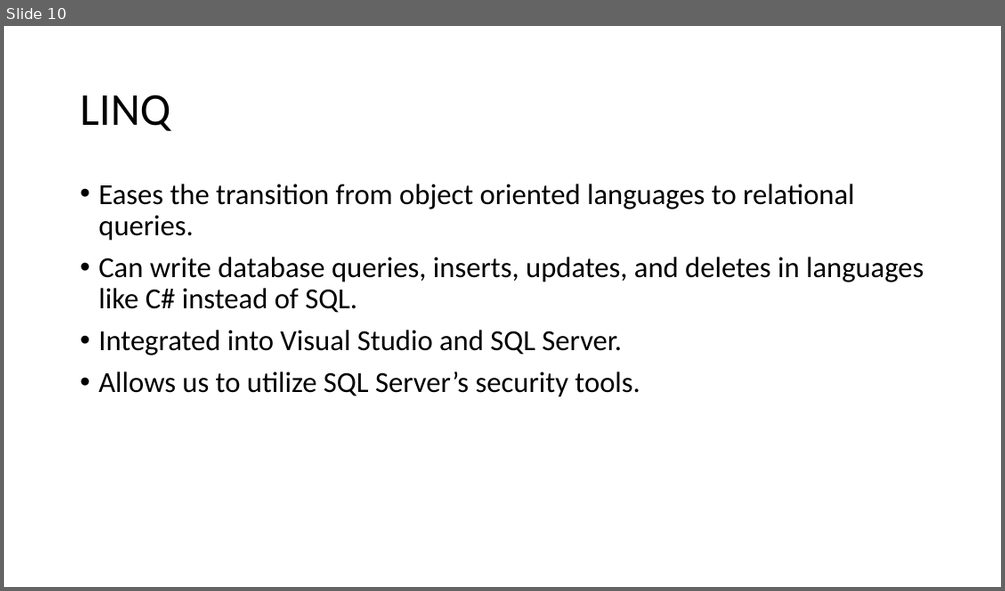
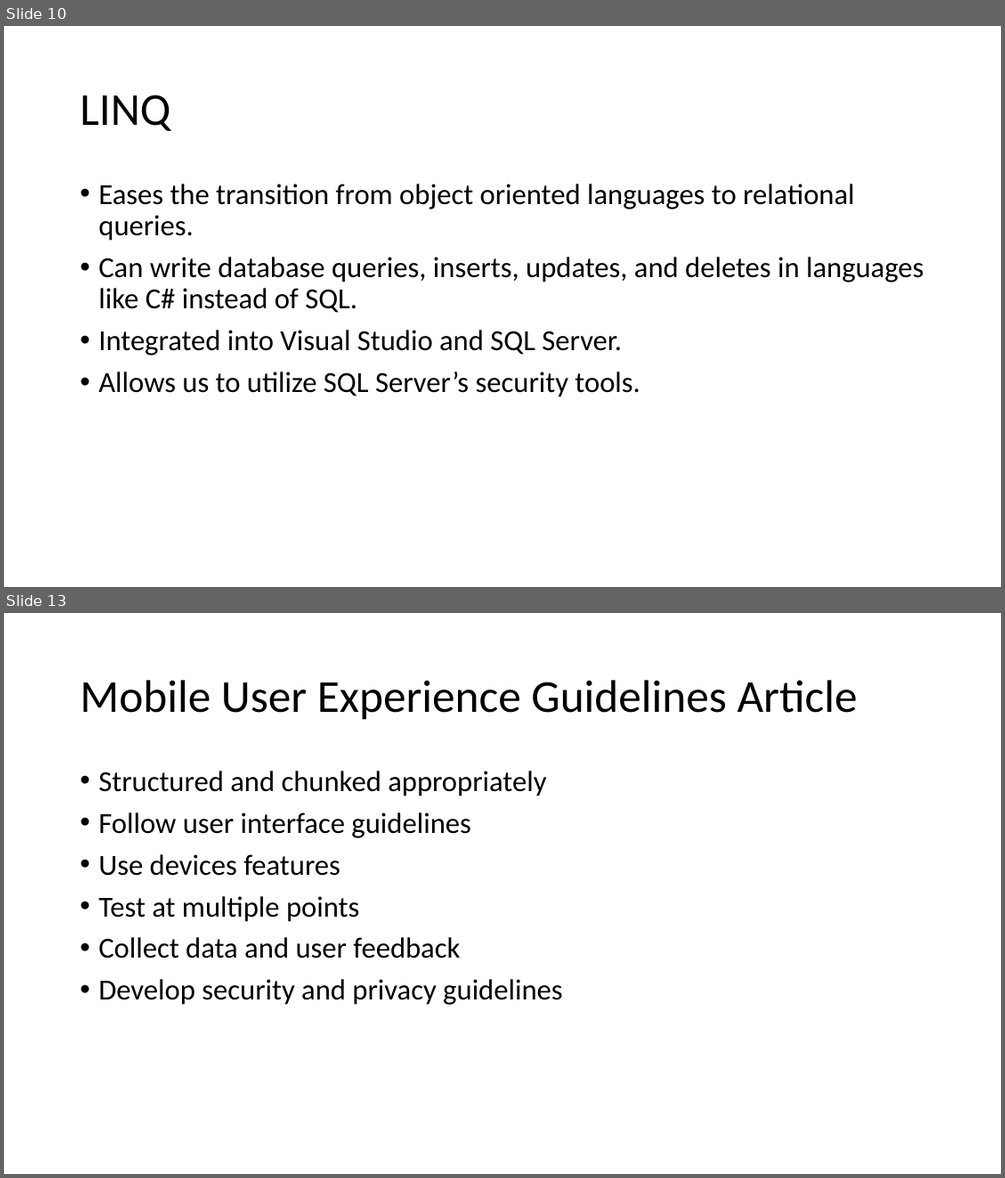
Before and after one commit to frozenNodak/InventoryManagement491, a slide deck: related work presentation draft.pptx. Shown one above the other, each under a label of ours: slide 10 before the commit, slides 10 and 13 after it; the slides between them are not shown. The pictures are 1005x591 and 1005x1178 pixels, drawn with LibreOffice and Linux fonts; fonts in the diff are those of the drawing. Boxes give left, top, right and bottom in pixels: in the first picture for what was removed or moved away, otherwise in the second. Text is boxed around its words. In the diff, an @@ line names an element or a change of style, - is before the commit and + after.

```diff
--- a/related work presentation draft.pptx
+++ b/related work presentation draft.pptx
@@ slide 13 added at [4, 613, 1001, 1174], background #FFFFFF @@
@@ title added at [80, 680, 858, 720], 44 pt, text #000000 @@
+Mobile User Experience Guidelines Article
@@ text added at [98, 771, 562, 1005], 28 pt, text #000000 @@
+• Structured and chunked appropriately
+• Follow user interface guidelines
+• Use devices features
+• Test at multiple points
+• Collect data and user feedback
+• Develop security and privacy guidelines
```
Also in this commit, not shown: 2 slides changed, 3 other slides added, 1 slide removed.
